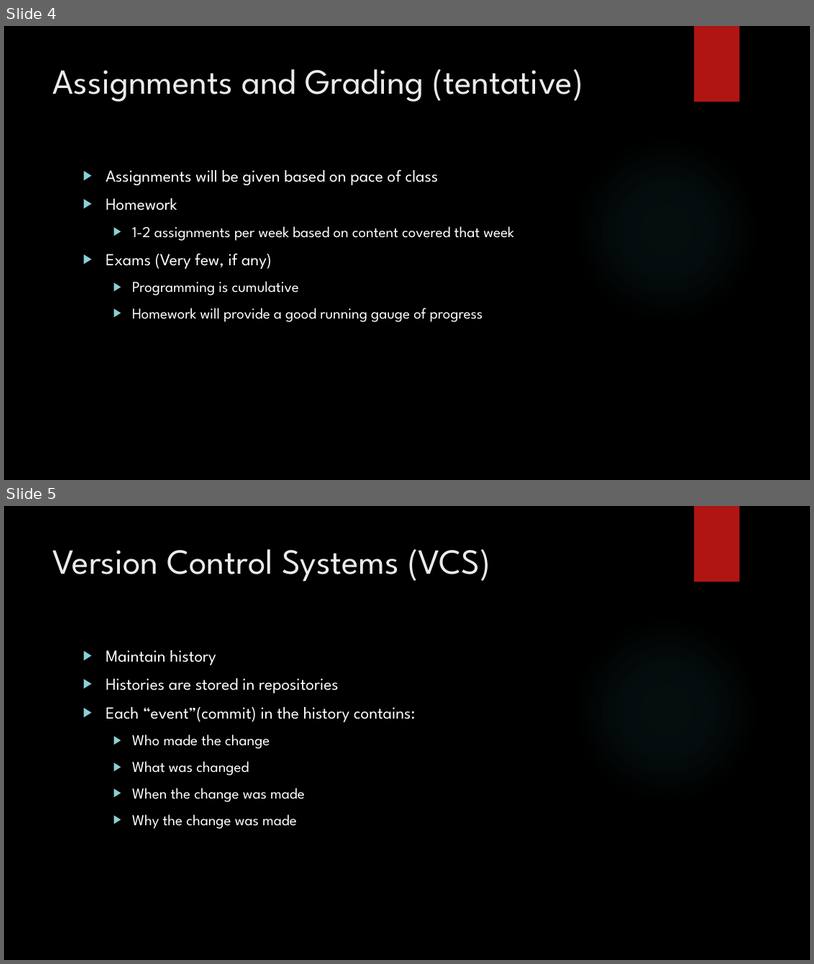
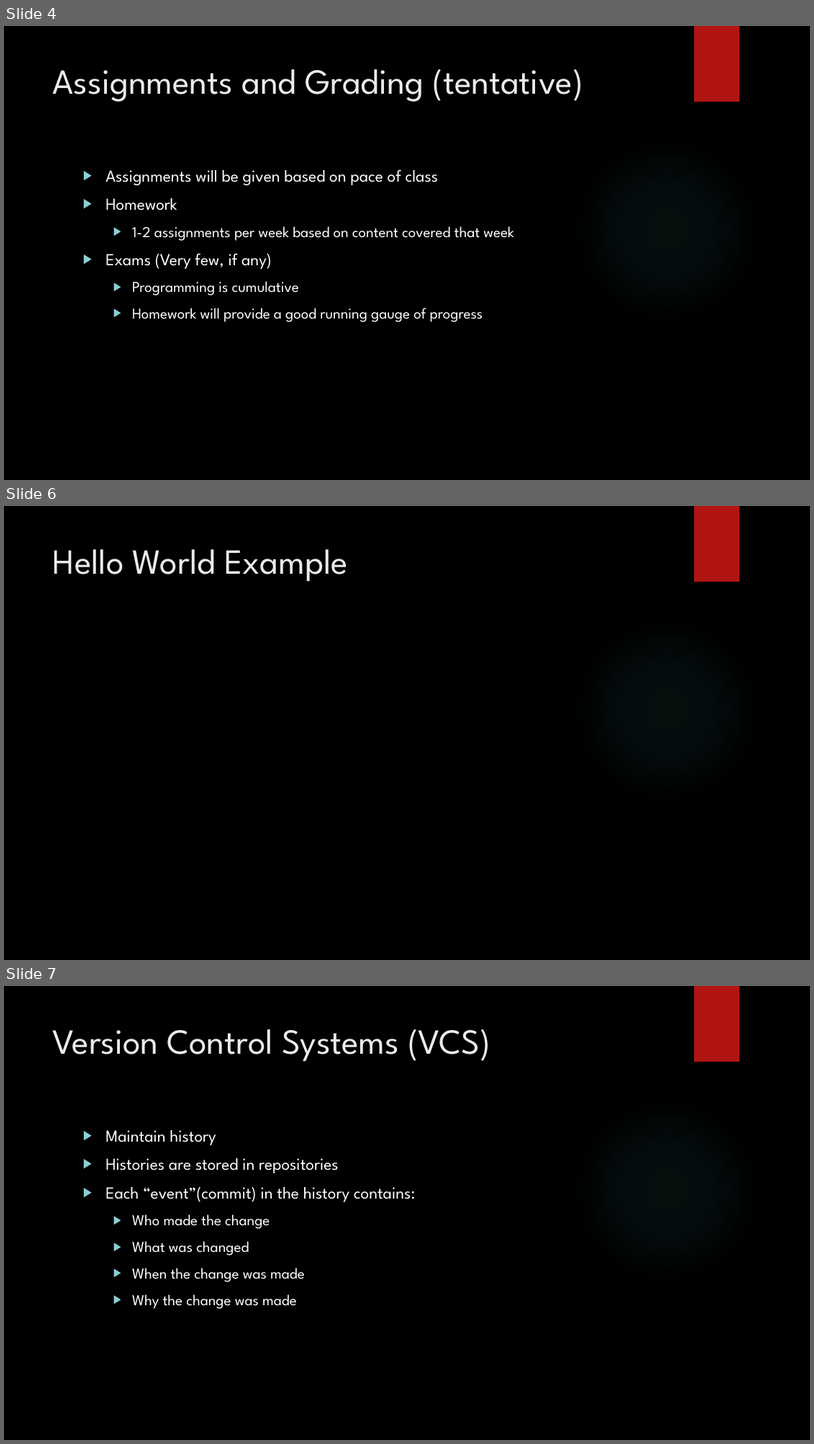
Before and after one commit to HCA-Java-2015/Presentations, a slide deck: Introduction and Git.pptx. Shown one above the other, each under a label of ours: slides 4 and 5 before the commit, slides 4, 6 and 7 after it; the slides between them are not shown. The pictures are 814x964 and 814x1444 pixels, drawn with LibreOffice and Linux fonts; fonts in the diff are those of the drawing; background and template pictures are left out. Boxes give left, top, right and bottom in pixels: in the first picture for what was removed or moved away, otherwise in the second. Text is boxed around its words. In the diff, an @@ line names an element or a change of style, - is before the commit and + after.

Commit message:
Added Hello World and Variables

```diff
--- a/Introduction and Git.pptx
+++ b/Introduction and Git.pptx
@@ slide 6 added at <box>4,506,810,960</box>, background picture (left out); not listed: 2 template elements that a slide beside it also shows @@
@@ title added at <box>53,549,348,582</box>, 42 pt, text #EBEBEB @@
+Hello World Example
@@ what was slide 5 is now slide 7 @@
```
Also in this commit, not shown: 1 slide changed, 1 other slide added, 1 slide removed, 1 other file.
